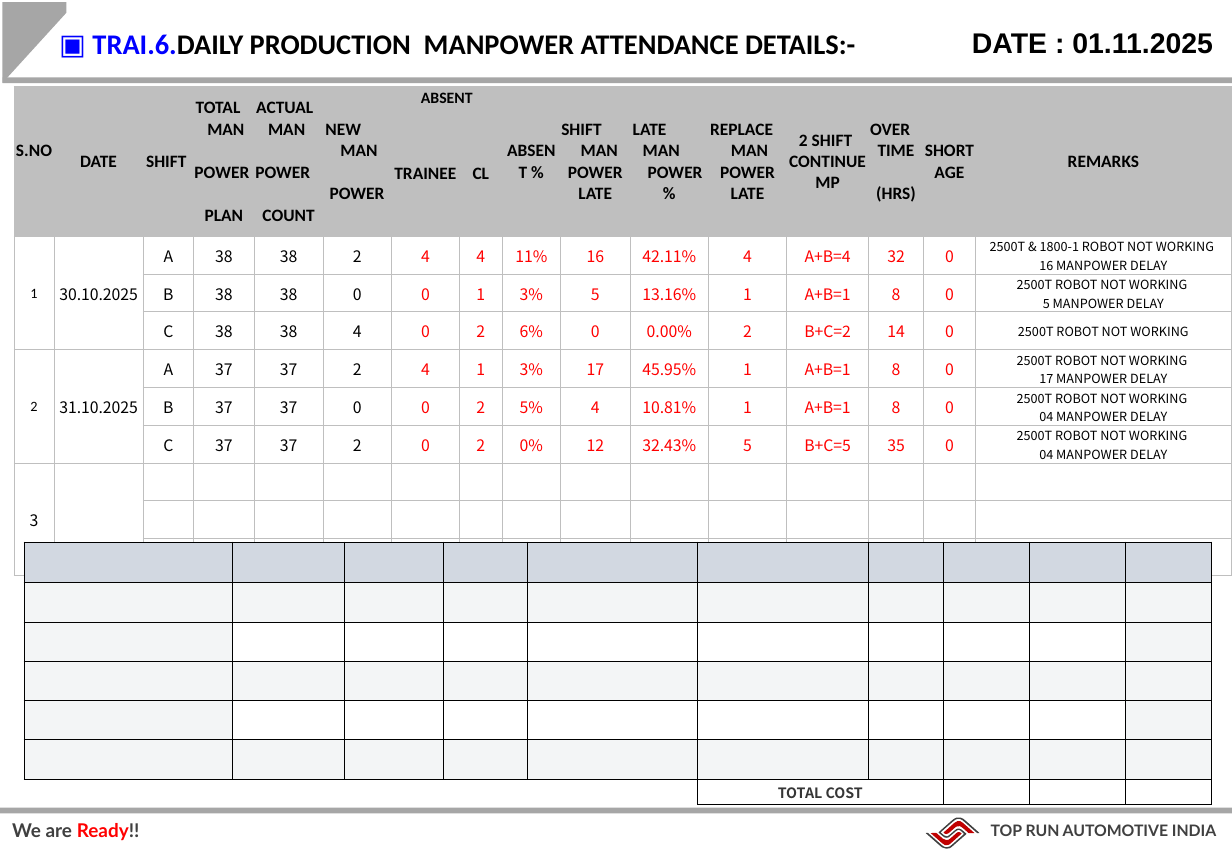
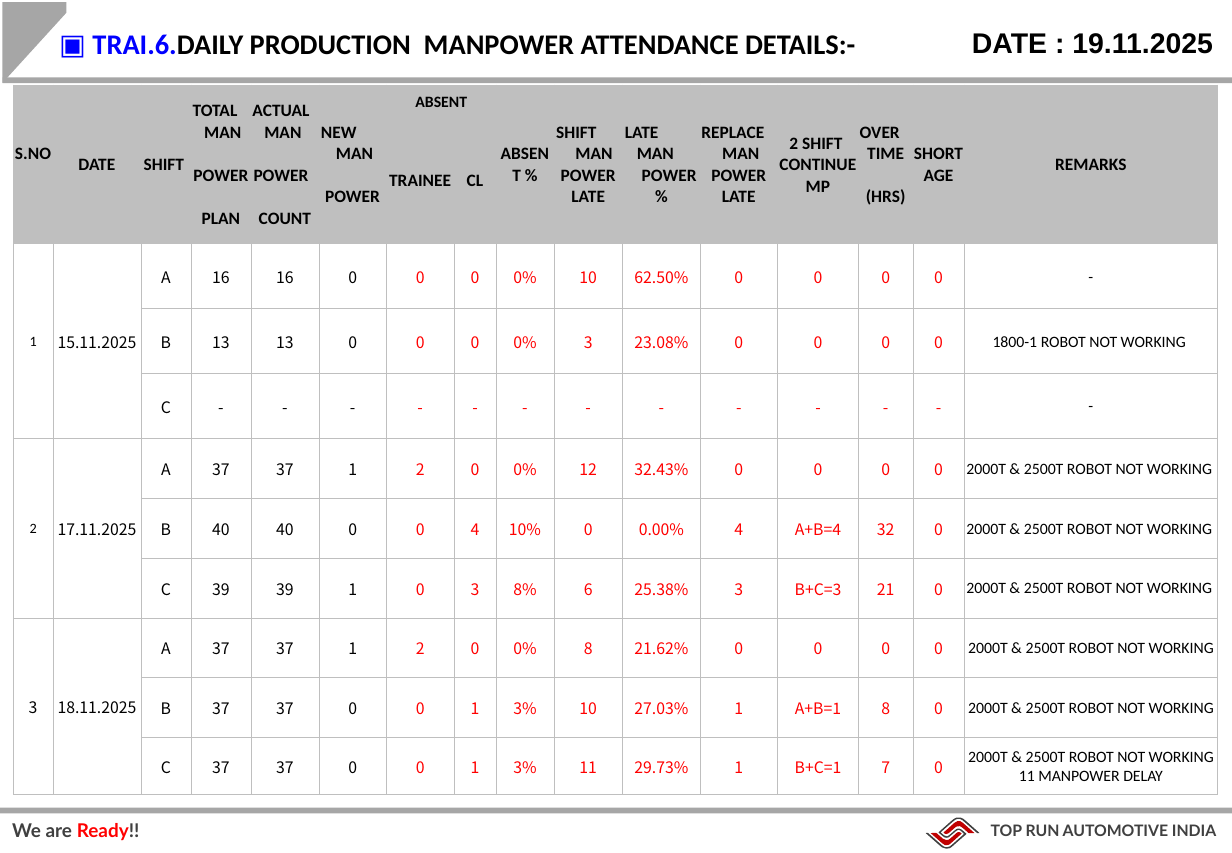
Before and after one commit to Dhamo2005/TOPRUN, a slide deck: slide 6 of Date.pptx. Drawn at 1232x853 pixels with LibreOffice and Linux fonts; fonts in the diff are those of the drawing; background and template pictures are left out. Boxes give left, top, right and bottom in pixels: in the first picture for what was removed or moved away, otherwise in the second. Text is boxed around its words. In the diff, an @@ line names an element or a change of style, - is before the commit and + after.

```diff
--- a/Date.pptx
+++ b/Date.pptx
@@ text at box(972, 33, 1213, 54): text changed @@
-DATE : 01.11.2025
+DATE : 19.11.2025
@@ table at box(14, 85, 1219, 785) @@
-row 3: 1 | 30.10.2025 | A | 38 | 38 | 2 | 4 | 4 | 11% | 16 | 42.11% | 4 | A+B=4 | 32 | 0 | 2500T & 1800-1 ROBOT NOT WORKING / 16 MANPOWER DELAY
+row 3: 1 | 15.11.2025 | A | 16 | 16 | 0 | 0 | 0 | 0% | 10 | 62.50% | 0 | 0 | 0 | 0 | -
-row 4:  |  | B | 38 | 38 | 0 | 0 | 1 | 3% | 5 | 13.16% | 1 | A+B=1 | 8 | 0 | 2500T ROBOT NOT WORKING / 5 MANPOWER DELAY
+row 4:  |  | B | 13 | 13 | 0 | 0 | 0 | 0% | 3 | 23.08% | 0 | 0 | 0 | 0 | 1800-1 ROBOT NOT WORKING
-row 5:  |  | C | 38 | 38 | 4 | 0 | 2 | 6% | 0 | 0.00% | 2 | B+C=2 | 14 | 0 | 2500T ROBOT NOT WORKING
+row 5:  |  | C | - | - | - | - | - | - | - | - | - | - | - | - | -
-row 6: 2 | 31.10.2025 | A | 37 | 37 | 2 | 4 | 1 | 3% | 17 | 45.95% | 1 | A+B=1 | 8 | 0 | 2500T ROBOT NOT WORKING / 17 MANPOWER DELAY
+row 6: 2 | 17.11.2025 | A | 37 | 37 | 1 | 2 | 0 | 0% | 12 | 32.43% | 0 | 0 | 0 | 0 | 2000T & 2500T ROBOT NOT WORKING
-row 7:  |  | B | 37 | 37 | 0 | 0 | 2 | 5% | 4 | 10.81% | 1 | A+B=1 | 8 | 0 | 2500T ROBOT NOT WORKING / 04 MANPOWER DELAY
+row 7:  |  | B | 40 | 40 | 0 | 0 | 4 | 10% | 0 | 0.00% | 4 | A+B=4 | 32 | 0 | 2000T & 2500T ROBOT NOT WORKING
-row 8:  |  | C | 37 | 37 | 2 | 0 | 2 | 0% | 12 | 32.43% | 5 | B+C=5 | 35 | 0 | 2500T ROBOT NOT WORKING / 04 MANPOWER DELAY
+row 8:  |  | C | 39 | 39 | 1 | 0 | 3 | 8% | 6 | 25.38% | 3 | B+C=3 | 21 | 0 | 2000T & 2500T ROBOT NOT WORKING
-row 9: 3 |  |  |  |  |  |  |  |  |  |  |  |  |  |  | 
+row 9: 3 | 18.11.2025 | A | 37 | 37 | 1 | 2 | 0 | 0% | 8 | 21.62% | 0 | 0 | 0 | 0 | 2000T & 2500T ROBOT NOT WORKING
-row 10:  |  |  |  |  |  |  |  |  |  |  |  |  |  |  | 
+row 10:  |  | B | 37 | 37 | 0 | 0 | 1 | 3% | 10 | 27.03% | 1 | A+B=1 | 8 | 0 | 2000T & 2500T ROBOT NOT WORKING
-row 11:  |  |  |  |  |  |  |  |  |  |  |  |  |  |  | 
+row 11:  |  | C | 37 | 37 | 0 | 0 | 1 | 3% | 11 | 29.73% | 1 | B+C=1 | 7 | 0 | 2000T & 2500T ROBOT NOT WORKING 11 MANPOWER DELAY
@@ table: place and size @@
-table at box(14, 86, 1231, 530)
+table at box(14, 85, 1219, 785)
@@ table removed at box(24, 543, 1214, 805), 7 rows, 10 columns @@
- |  |  |  |  |  |  |  |  | 
- |  |  |  |  |  |  |  |  | 
- |  |  |  |  |  |  |  |  | 
- |  |  |  |  |  |  |  |  | 
- |  |  |  |  |  |  |  |  | 
- |  |  |  |  |  |  |  |  | 
- |  |  |  |  | TOTAL COST |  |  |  | 
```
Also in this commit, not shown: 7 other slides changed.
